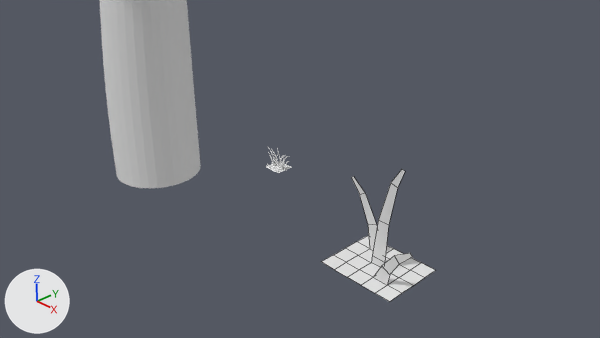
One commit to the Blender file assets/nature.blend: the scene before it, then after it.
The view is the same before and after, from the file's camera 'Camera'. Every picture has the same lights, and +X, +Y and +Z are marked at lower left. Mesh edges are drawn as thin lines on the coarser meshes.

Objects in the first picture: 'Grass2', 'Tree01'.
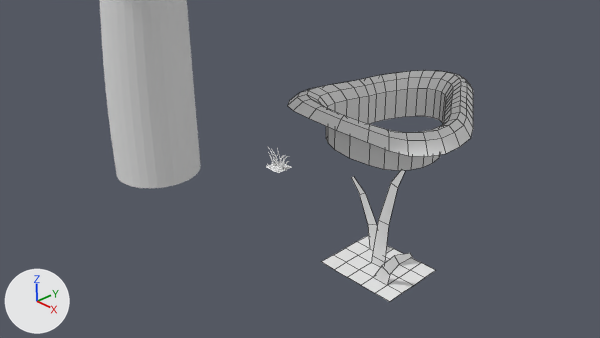
What differs and where, as boxes (x1, y1, x2, y2) in the pictures (600 x 338 px):
'Cave1', added
    after: (287, 70, 473, 170)

The change, as a list of edits to the scene's bpy script:
```text
Add mat_material_005:
    mat_material_005 = diffuse_material('Material.005')
    mat_material_005.base_color = (0.8, 0.8, 0.8)  # white #e7e7e7
Add me_circle:
    me_circle.from_pydata(...)  # 192 vertices, 160 faces; spans x -1.82..1.91, y -1.89..2.06, z 0.0..0.91
    me_circle.materials.append(mat_material_005)  # white #e7e7e7
Add ob_cave1:
    ob_cave1 = bpy.data.objects.new('Cave1', me_circle)
    ob_cave1.location = (0.0, 3.33, 0.0)
```
